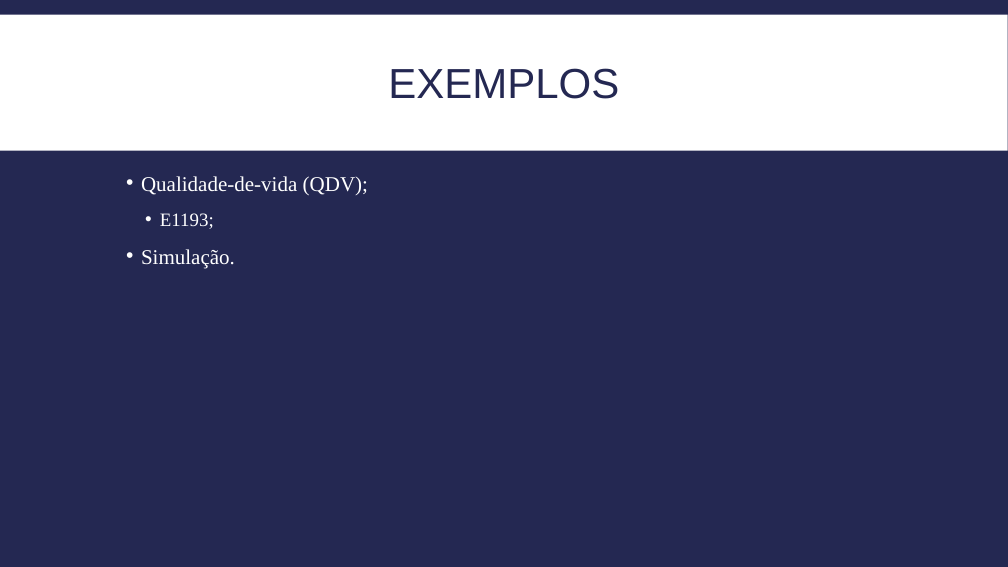
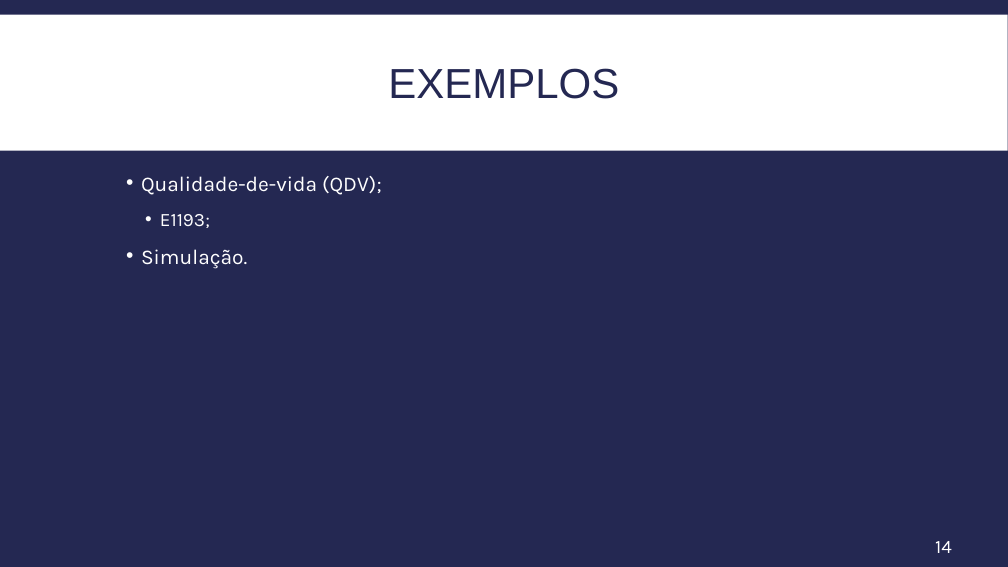
Before and after one commit to itff/Seminarios2, a slide deck: slide 14 of Apresentacao_Editado.pptx. Drawn at 1008x567 pixels with LibreOffice and Linux fonts; fonts in the diff are those of the drawing. Boxes give left, top, right and bottom in pixels: in the first picture for what was removed or moved away, otherwise in the second. Text is boxed around its words. In the diff, an @@ line names an element or a change of style, - is before the commit and + after.

```diff
--- a/Apresentacao_Editado.pptx
+++ b/Apresentacao_Editado.pptx
@@ text "Qualidade-de-vida (QDV);" at box(141, 176, 382, 269): font Times New Roman to Karla @@
@@ page number added at box(935, 541, 952, 553), 18 pt, text #FFFFFF @@
+14
```
Also in this commit, not shown: 31 other slides changed, 1 slide removed.
